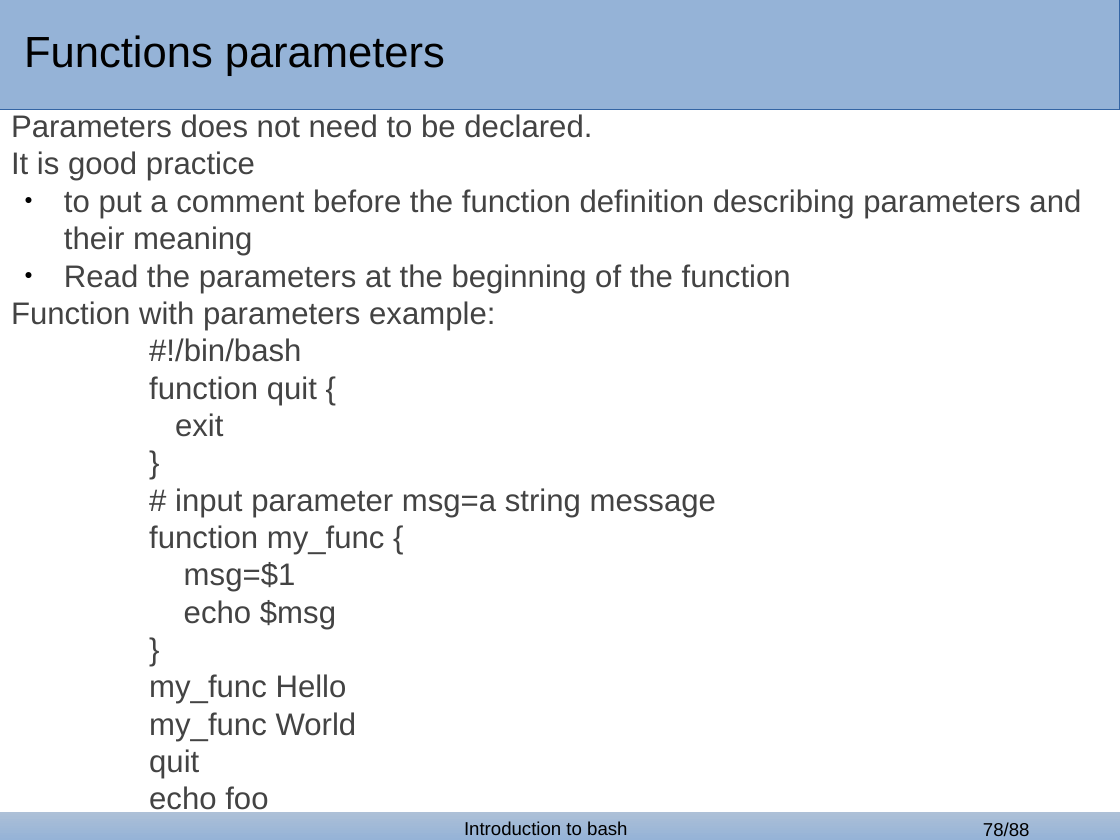
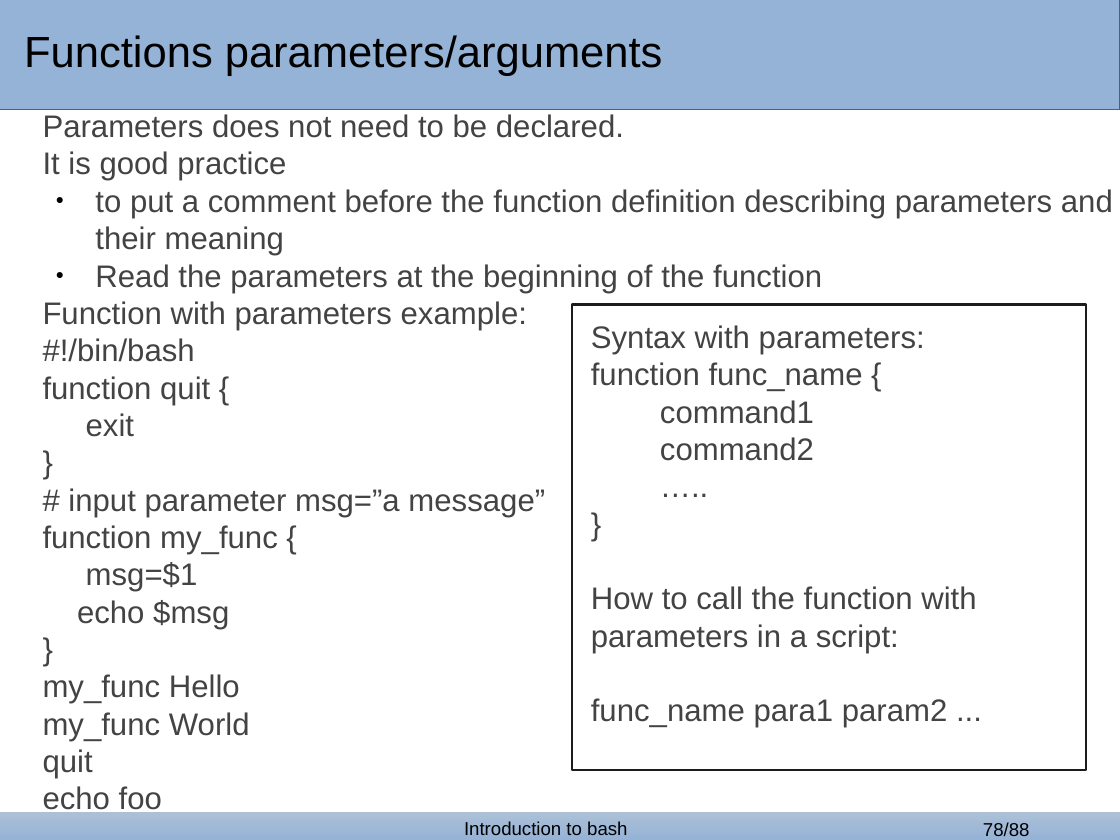
Before and after one commit to GozDavid/bash_lectures, a slide deck: slide 78 of bash_2.odp. Drawn at 1120x840 pixels with LibreOffice and Linux fonts; fonts in the diff are those of the drawing; background and template pictures are left out. Boxes give left, top, right and bottom in pixels: in the first picture for what was removed or moved away, otherwise in the second. Text is boxed around its words. In the diff, an @@ line names an element or a change of style, - is before the commit and + after.

```diff
--- a/bash_2.odp
+++ b/bash_2.odp
@@ text at (24,35,663,76): text changed @@
-Functions parameters
+Functions parameters/arguments
@@ text "Parameters does not need to ...": place and size @@
-text "Parameters does not need to ..." at (11,114,1081,816)
+text "Parameters does not need to ..." at (43,114,1113,816)
@@ rectangle added at (571,305,1085,771), outline #1C1C1C 1.45 pt @@
@@ text added at (591,325,976,728), 20 pt, text #434343 @@
+Syntax with parameters:
+function func_name {
+command1
+command2
+…..
+}
+How to call the function with parameters in a script:
+func_name para1 param2 ...
@@ text at (68,488,545,517): text changed @@
-# input parameter msg=a string message
+# input parameter msg=”a message”
```
Also in this commit, not shown: 22 other slides changed, 2 other files.
